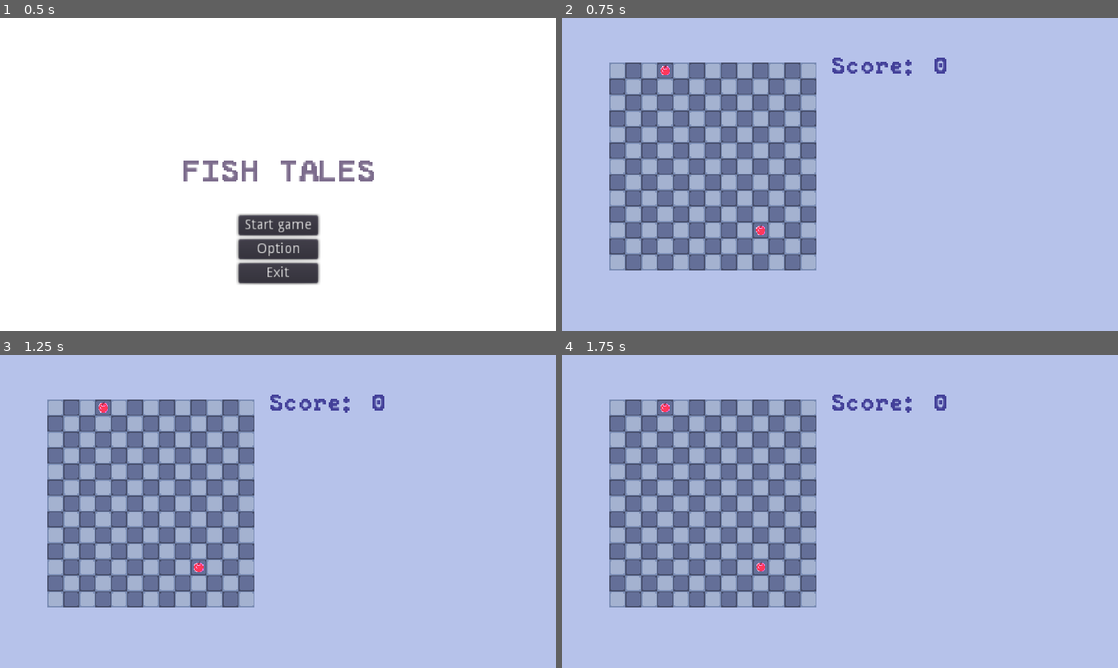
Above: before the commit, frames 1-4 (two rows, left to right).
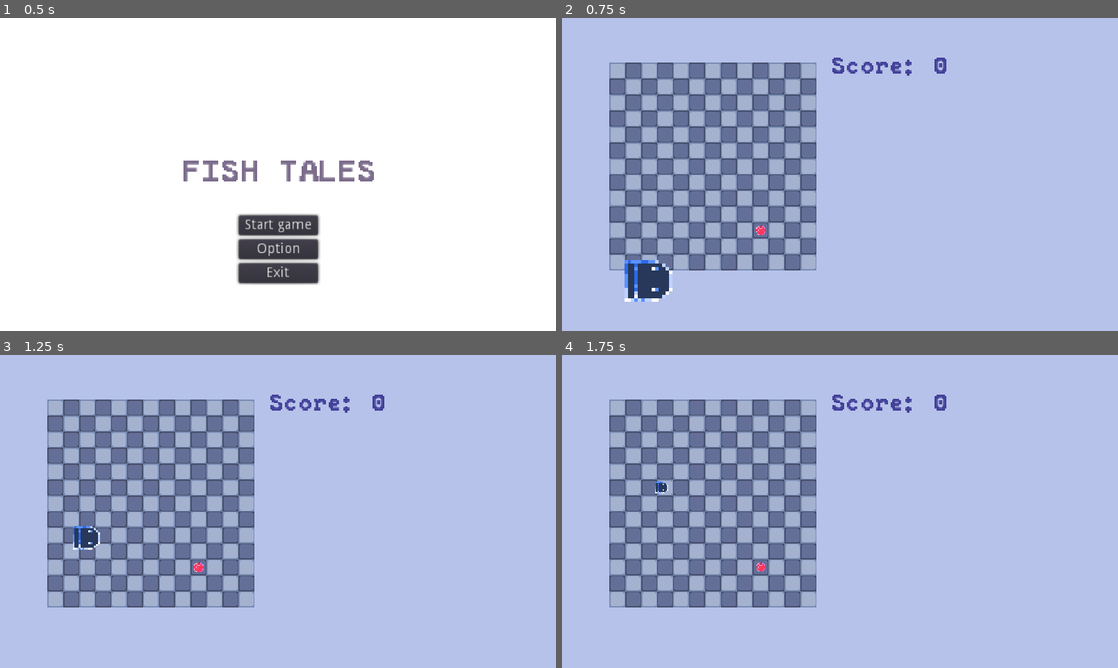
Above: after the commit, the same moments.

Repository: JustKwa/Snak-e
Game: Godot game, scene res://Scenes/main_menu.tscn
Two runs of this game, one before a commit and one after it. Both use one fixed random seed, a clock stepped at 60 frames per second and the inputs below.
Inputs:
- Up to frame 1 (0.5 s): no input
- Up to frame 2 (0.75 s): click "Start game" at 0.5 s
- Up to frame 3 (1.25 s): no input
- Up to frame 4 (1.75 s): tap Enter at 1.25 s; hold Right (ui_right) from 1.28 s (still down)

Frame 1 is identical in both runs. In frame 2, 1.0% of the frame differs, in the area x 11-20%, y 14-91%; in frame 3, 0.4%; in frame 4, 0.1%.

Commit message:
Fix signal in snake part

Diff:
--- a/Scenes/snake_controller.tscn
+++ b/Scenes/snake_controller.tscn
@@ -329,7 +329,6 @@
 script = ExtResource( 2 )
 
 [node name="CanonHead" type="Sprite" parent="head"]
-visible = false
 position = Vector2( 0, -160 )
 scale = Vector2( 4, 4 )
 z_index = 3
--- a/Scripts/level.gd
+++ b/Scripts/level.gd
@@ -15,7 +15,6 @@
 func _ready():
 	global_var.speed = speed
 	global_var.player_score = 0
-	spawn_food()
 	return global_var.connect("game_over", self, "_on_game_over")
 
 
@@ -31,26 +30,12 @@
 	emit_signal("spawn_obstacle")
 
 
-func spawn_food():
-	var instance = food.instance()
-	var random_grid_coord = Vector2(rand_range(1, 13), rand_range(1, 13))
-	var spawn_coord = $grid.map_to_world(random_grid_coord) + Vector2(8, 9)
-	instance.position = spawn_coord
-	instance.connect("food_eaten", self, "_on_eaten")
-	call_deferred("add_child", instance)
-
-
 func restart_popup():
 	var instance = restart.instance()
 	get_tree().paused = true
 	call_deferred("add_child", instance)
 
 
-func _on_eaten():
-	spawn_food()
-	snake_controller.food_eaten()
-
-
 func _on_game_over():
 	global_var.high_score = global_var.player_score
 	snake_controller.get_node("head").animation_player.play("death")
--- a/Scripts/snake_controller.gd
+++ b/Scripts/snake_controller.gd
@@ -7,12 +7,13 @@
 onready var global_var: Resource = preload("res://global_var.tres")
 onready var body = preload("res://Scenes/body.tscn")
 onready var head = $head
-onready var animation_player = get_node("head").get_node("AnimationPlayer")
+onready var item_controller = get_parent().get_node("item_controller")
 
 
 func _ready():
 	prev_input = [Vector2.RIGHT]
 	head.connect("at_tile", self, "change_dir")
+	item_controller.connect("food_eaten", self, "_on_food_eaten")
 
 
 func _process(_delta):
@@ -20,7 +21,6 @@
 
 
 func change_dir() -> void:
-
 	if prev_input.size() == 1:
 		return
 
@@ -35,7 +35,7 @@
 	call_deferred("add_child", instance)
 
 
-func food_eaten() -> void:
+func _on_food_eaten() -> void:
 	emit_signal("food_eaten")
 
 
--- a/Scripts/snake_head.gd
+++ b/Scripts/snake_head.gd
@@ -98,11 +98,10 @@
 
 
 func _on_head_area_entered(area):
-
 	if "food" in area.name:
 		return
 
 	if "disconnect_check" in area.name:
 		return
 
-	global_var.game_over = true
+	# global_var.game_over = true
